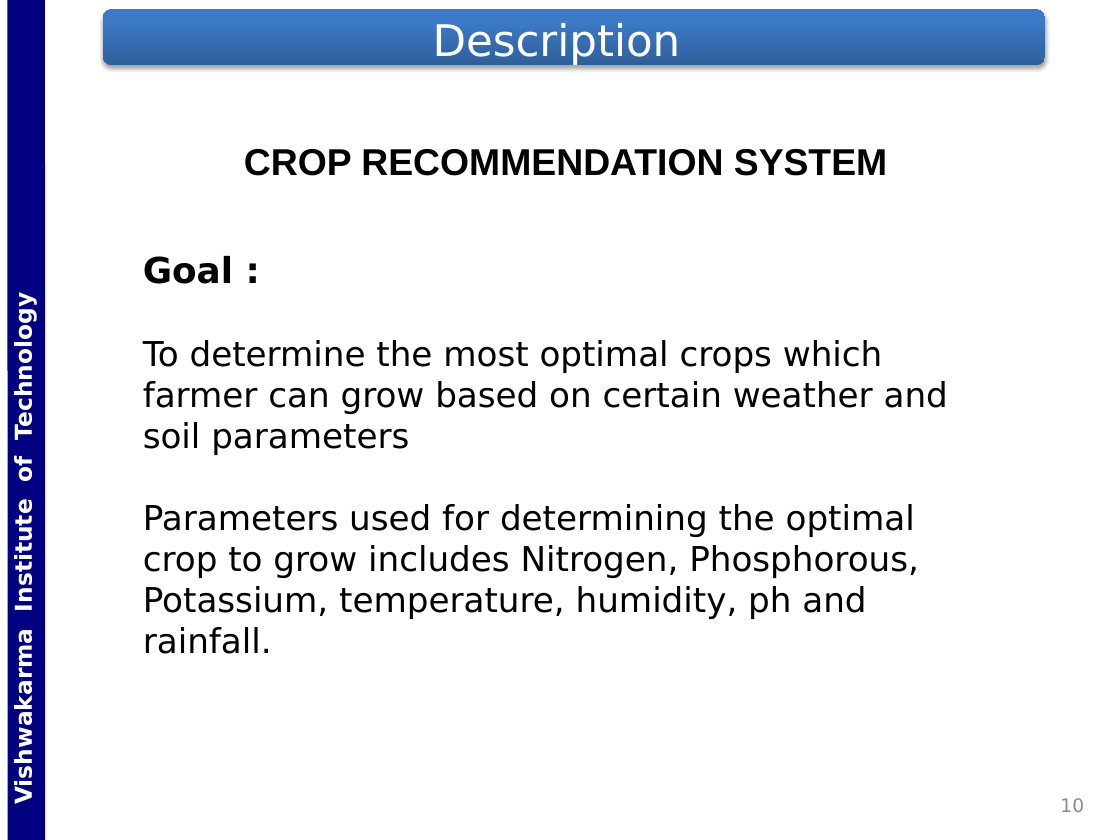
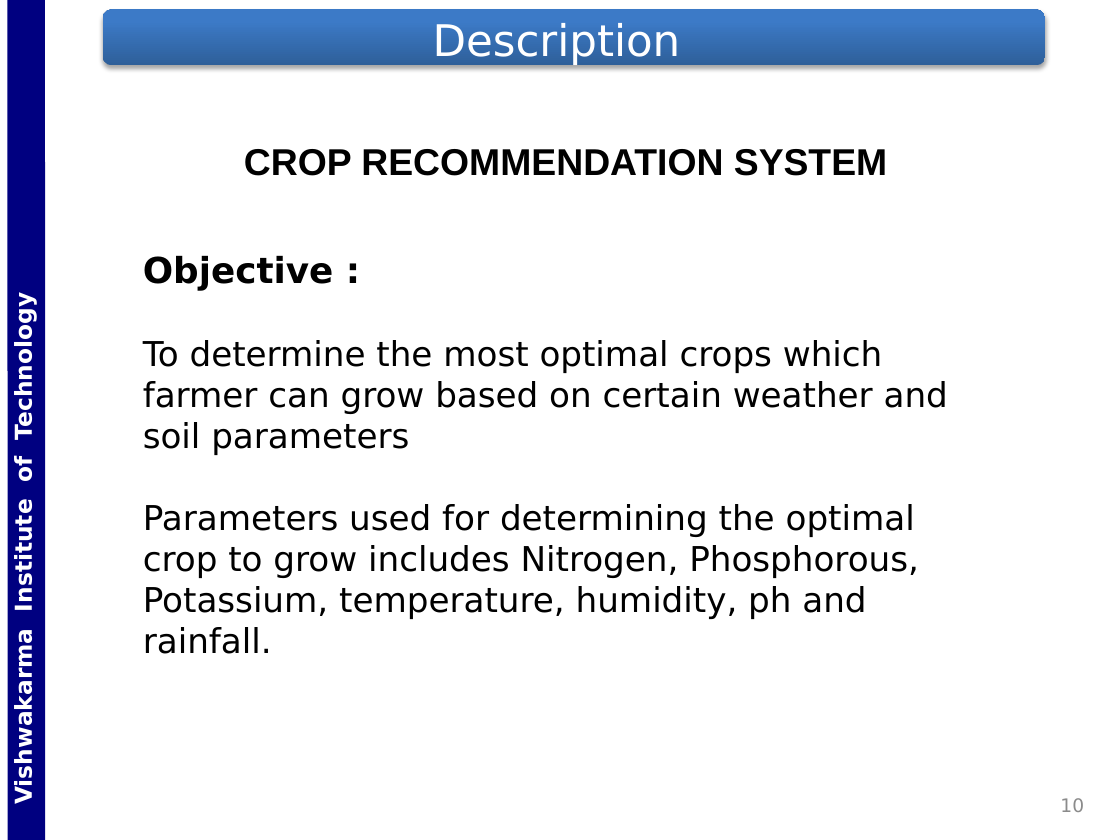
Before and after one commit to Gladiator07/Harvestify, a slide deck: slide 10 of Docs/PPT_ED_SY_DIV-ICA_BATCH-B3_GRP-G5_DATE-201030_RN-65-66-67-68.pptx. Drawn at 1120x840 pixels with LibreOffice and Linux fonts; fonts in the diff are those of the drawing; background and template pictures are left out. Boxes give left, top, right and bottom in pixels: in the first picture for what was removed or moved away, otherwise in the second. Text is boxed around its words. In the diff, an @@ line names an element or a change of style, - is before the commit and + after.

```diff
--- a/Docs/PPT_ED_SY_DIV-ICA_BATCH-B3_GRP-G5_DATE-201030_RN-65-66-67-68.pptx
+++ b/Docs/PPT_ED_SY_DIV-ICA_BATCH-B3_GRP-G5_DATE-201030_RN-65-66-67-68.pptx
@@ text at [143, 255, 334, 291]: text changed @@
-Goal :
+Objective :
```
Also in this commit, not shown: 5 other slides changed, 10 slides added, 1 slide removed.
